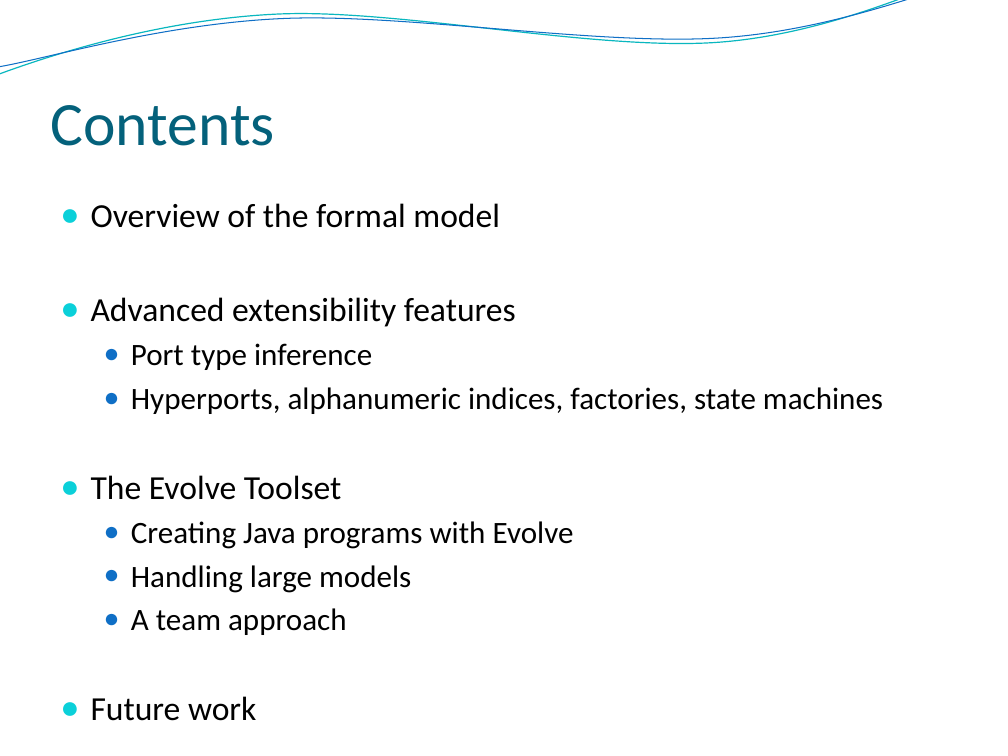
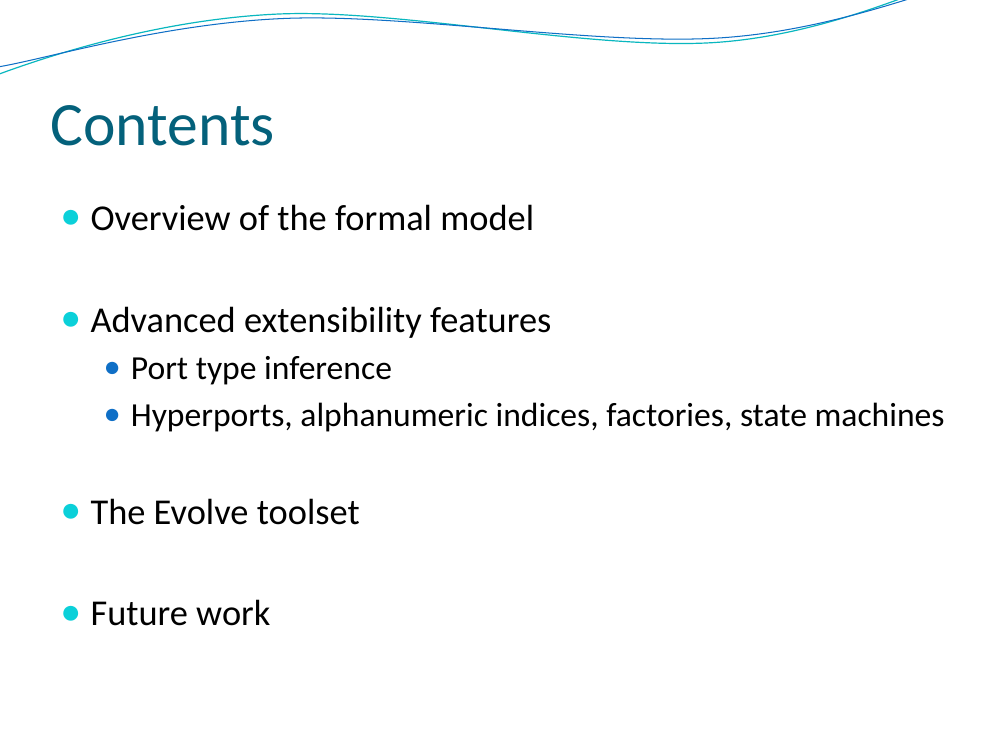
Before and after one commit to Intrinsarc/intrinsarc-evolve, a slide deck: slide 2 of Academic Work/presentations/prague/Evolve - Advanced.pptx. Drawn at 1008x756 pixels with LibreOffice and Linux fonts; fonts in the diff are those of the drawing; background and template pictures are left out. Boxes give left, top, right and bottom in pixels: in the first picture for what was removed or moved away, otherwise in the second. Text is boxed around its words. In the diff, an @@ line names an element or a change of style, - is before the commit and + after.

```diff
--- a/Academic Work/presentations/prague/Evolve - Advanced.pptx
+++ b/Academic Work/presentations/prague/Evolve - Advanced.pptx
@@ text at bbox=[91, 204, 945, 626]: size 24.1 to 26 pt in "Overview of the formal model", "Advanced extensibility features", "Future work"; size 22.2 to 24 pt in "Port type inference", "Hyperports, alphanumeric indices, factories, state machines" @@
@@ text at bbox=[91, 498, 360, 525]: text changed; size 22.2 to 26 pt @@
-● The Evolve Toolset
-  ● Creating Java programs with Evolve
-  ● Handling large models
-  ● A team approach
+● The Evolve toolset
```
Also in this commit, not shown: 2 other slides changed, 12 slides added, 2 slides removed, 12 other files.
